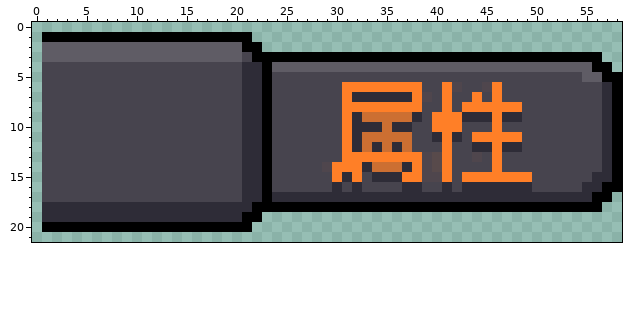
Two states of a pixel-art sprite, CNPack/config/fancymenu/assets/gui/inventory/side_button_label_stats.png. Above: the version before the commit.
The file is 59x22 pixels. Colours within 5 levels of each other are drawn and written as one.
Now the later version:
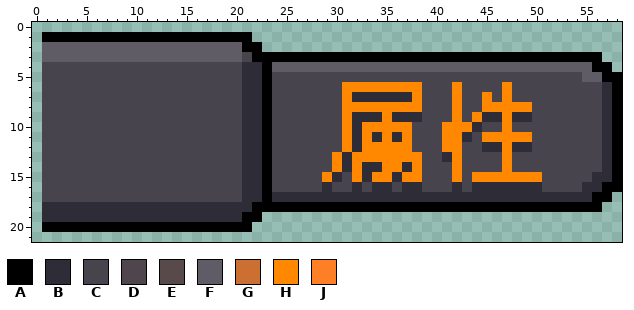
Palette (. is transparent): A #000000  B #2e2c37  C #47444e  D #4f464d  E #584a4b  F #5f5c65  G #cc6f32  H #ff8800  J #ff7f27
The edit:
Colour C gives way to colour B in row 9 at x 49; in row 10 at x 44; in row 11 at x 43; in row 12 at x 49; in row 15 at x 33; in row 16 at x 29, 34 to 35, 42 and 50.
Colour G gives way to colour B in row 9 at x 33 to 34 and 36 to 37; in row 11 at x 34 and 36; in row 14 at x 34.
Colour J gives way to colour B in row 9 at x 46; in row 12 at x 46; in row 13 at x 31 and 41; in row 14 at x 31; in row 15 at x 30.
Colour B gives way to colour C in row 9 at x 43; in row 11 at x 40; in row 12 at x 44; in row 15 at x 31; in row 16 at x 30, 41 and 43.
Colour D gives way to colour C in row 6 at x 45; in row 7 at x 39; in row 13 at x 39 and 44; in row 14 at x 29 and 39; in row 15 at x 39 to 40.
Colour E gives way to colour C in rows 13 to 14 at x 40.
Colour J gives way to colour C in row 6 at x 41 and 46; in row 7 at x 41, 44 and 46; in row 8 at x 41 and 43 to 44; in row 9 at x 40 to 41; in row 10 at x 40 and 46; in row 11 at x 44.
Colour J gives way to colour C in row 13 at x 46; in row 14 at x 41 and 46; in row 15 at x 41 and 43.
Colour B gives way to colour H in row 9 at x 44 and 47; in row 10 at x 33 to 34 and 36 to 37; in row 11 at x 42; in row 12 at x 34, 36 and 47; in row 15 at x 34 to 35.
Colour C gives way to colour H in row 6 at x 47; in row 7 at x 42, 45 and 47; in row 8 at x 42 and 49; in row 10 at x 43 and 47; in row 11 at x 49; in row 12 at x 42.
Colour C gives way to colour H in row 13 at x 30, 42 and 47; in row 14 at x 42 and 47; in row 15 at x 29, 42 and 50.
Colour D gives way to colour H in row 6 at x 42.
Colour G gives way to colour H in rows 9 to 10 at x 35; in rows 11 to 12 at x 33, 35 and 37; in row 14 at x 35 to 36.
Colour J gives way to colour H in row 6 at x 31 to 38; in row 7 at x 31 and 38; in row 8 at x 31 to 38 and 45 to 48; in row 9 at x 31 and 42; in row 10 at x 31 and 41 to 42; in row 11 at x 31, 41 and 45 to 48.
Colour J gives way to colour H in row 12 at x 31 and 41; in row 13 at x 32 to 38; in row 14 at x 30, 32 and 38; in row 15 at x 32, 37 to 38 and 44 to 49.
